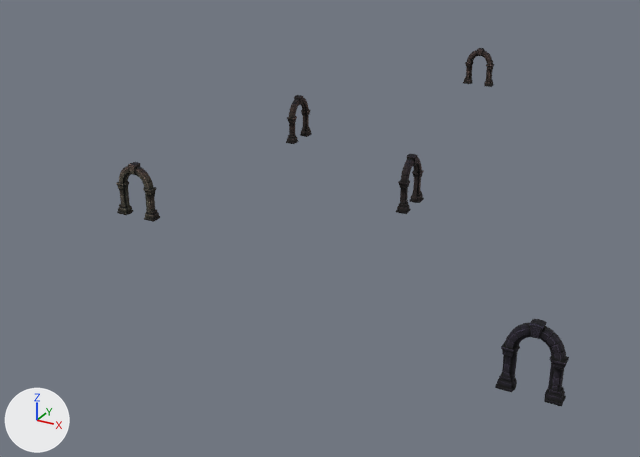
Two versions of the glTF model web/props/dg_arch_gate.glb, one commit apart.
One viewpoint serves both versions: a 50 mm camera at (24.9, -50.2, 19.9) aimed at (-0.2, -4.5, -3.0). Arrows for +X, +Y and +Z are at lower left; the lights stay in place. The first picture is the older version. Vertices at exactly the same position are counted once.

The first picture shows 'DECO_DGP_ARCH_GATE'.
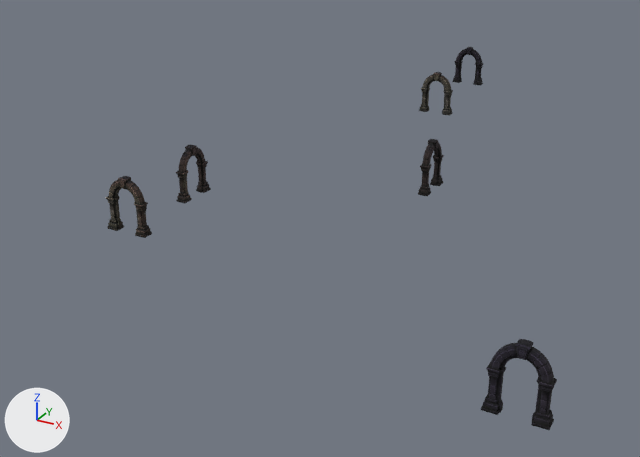
Pixel boxes [x1, y1, x2, y2] of what changed, in the pictures (640 x 457 px; the box of a moved part takes in the faces that stretch with it):
```json
{"object": "DECO_DGP_ARCH_GATE", "change": "reshaped", "before": [116, 48, 569, 406], "after": [106, 47, 557, 430], "on screen": "7% taller"}
{"part": 1, "of": "me_mesh1_003", "change": "moved or reshaped", "before": [116, 162, 160, 222], "after": [106, 176, 152, 238]}
{"part": 2, "of": "me_mesh1_003", "change": "moved or reshaped", "before": [495, 319, 569, 406], "after": [419, 72, 453, 115]}
{"part": 3, "of": "me_mesh1_003", "change": "moved or reshaped", "before": [286, 95, 312, 144], "after": [176, 144, 211, 203]}
{"part": 4, "of": "me_mesh1_003", "change": "moved or reshaped", "before": [396, 154, 424, 214], "after": [418, 139, 444, 196]}
{"part": 5, "of": "me_mesh1_003", "change": "added", "after": [481, 339, 557, 430]}
{"part": 6, "of": "me_mesh1_003", "change": "moved or reshaped", "before": [463, 48, 494, 87], "after": [452, 47, 483, 86]}
```

Scene script edits in JSON lines:
```json
{"block": "me_mesh1_003", "where": "# used by ob_deco_dgp_arch_gate; location = (0.0, 0.0, 0.0)"}
{"op": "remove", "block": "me_mesh1_003", "code": "me_mesh1_003.from_pydata(...)  # 7725 vertices, 15410 faces; spans x -8.3..19.3, y -20.9..24.4, z 0.0..3.2"}
{"op": "add", "block": "me_mesh1_003", "code": "me_mesh1_003.from_pydata(...)  # 9270 vertices, 18492 faces; spans x -7.3..19.3, y -22.6..24.4, z 0.0..3.2"}
{"block": "me_mesh1_003", "change": "me_mesh1_003 part 1: the loose piece of 1545 vertices spanning x -8.3..-5.7, y -14.2..-13.6, z 0.0..3.2 is moved by (1.0, -2.0, 0.0)"}
{"block": "me_mesh1_003", "change": "me_mesh1_003 part 2: the loose piece of 1545 vertices spanning x 16.7..19.3, y -20.9..-20.3, z 0.0..3.2 is moved by (-18.0, 34.7, 0.0)"}
{"block": "me_mesh1_003", "change": "me_mesh1_003 part 3: the loose piece of 1545 vertices spanning x -6.4..-5.8, y 1.7..4.3, z 0.0..3.2 is moved by (0.0, -12.8, 0.0)"}
{"block": "me_mesh1_003", "change": "me_mesh1_003 part 4: the loose piece of 1545 vertices spanning x 5.8..6.4, y -6.3..-3.7, z 0.0..3.2 is moved by (0.0, 3.2, 0.0)"}
{"block": "me_mesh1_003", "change": "me_mesh1_003 part 5: the loose piece of 1545 vertices spanning x 16.7..19.3, y -20.9..-20.3, z 0.0..3.2 is copied, and the copy is moved by (0.0, -1.7, 0.0); it spans x 16.7..19.3, y -22.6..-22.0, z 0.0..3.2"}
{"block": "me_mesh1_003", "change": "me_mesh1_003 part 6: 13 vertices moved within x -0.9..-0.1, y 23.9..24.3, z 2.3..3.0; 1502 vertices removed from x -1.3..1.3, y 23.8..24.4, z 0.0..3.2; 1502 vertices added at x -2.3..0.3, y 23.8..24.4, z 0.0..3.2"}
```
